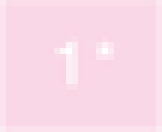
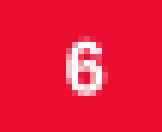
Two versions of the same layered image (162x132). Layer-by-layer changes:
hid "Layer 1" over [0, 0, 162, 132]
added layer "6" above "5" over [66, 36, 108, 96]
added layer "error" above "Background" over [0, 0, 162, 132]
